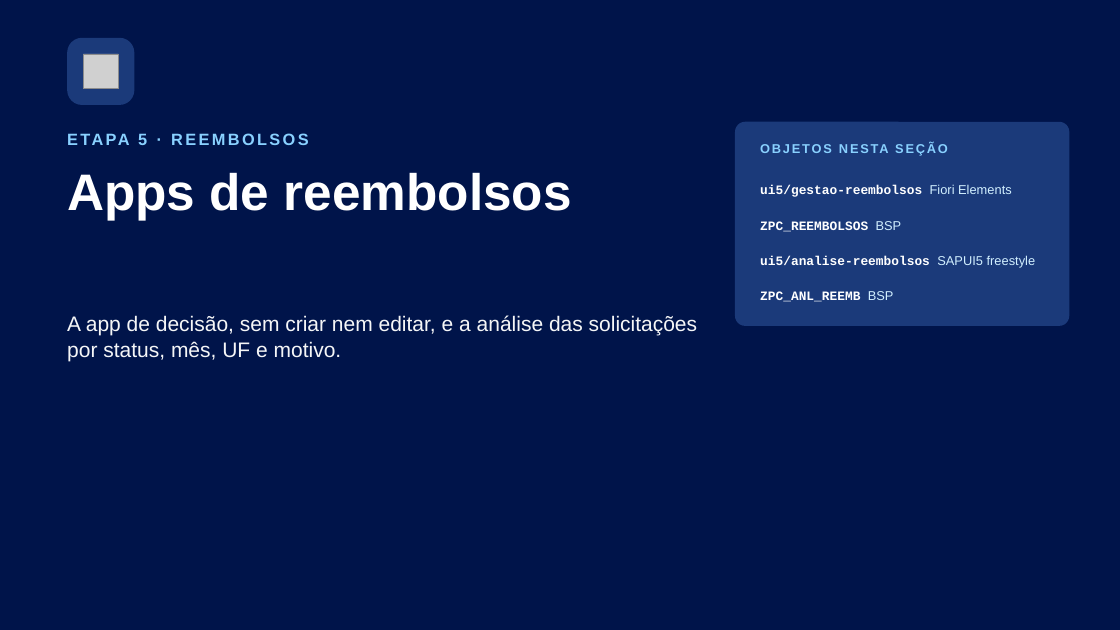
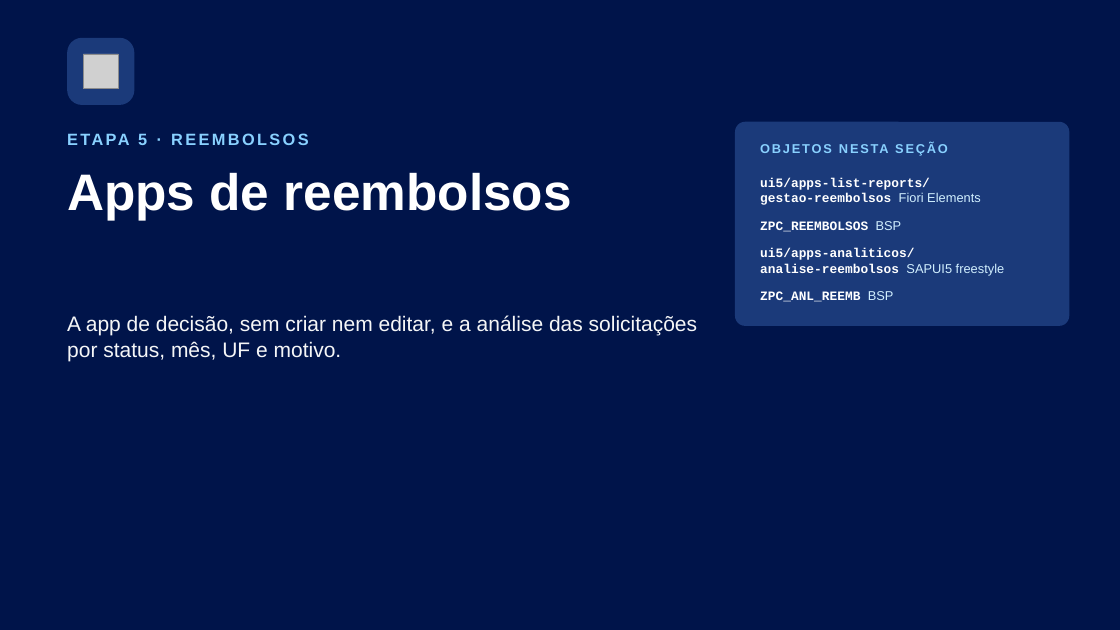
Before and after one commit to AdrianoBispo/sap-abap-rap-pedidos-de-compras-app, a slide deck: slide 20 of docs/apresentacoes/05-apps-fiori.pptx. Drawn at 1120x630 pixels with LibreOffice and Linux fonts; fonts in the diff are those of the drawing; grey boxes stand for pictures. Boxes give left, top, right and bottom in pixels: in the first picture for what was removed or moved away, otherwise in the second. Text is boxed around its words. In the diff, an @@ line names an element or a change of style, - is before the commit and + after.

```diff
--- a/docs/apresentacoes/05-apps-fiori.pptx
+++ b/docs/apresentacoes/05-apps-fiori.pptx
@@ text at [760,178,981,205]: text changed @@
-ui5/gestao-reembolsos Fiori Elements
+ui5/apps-list-reports/
+gestao-reembolsos Fiori Elements
@@ text at [760,248,1005,276]: text changed @@
-ui5/analise-reembolsos SAPUI5 freestyle
+ui5/apps-analiticos/
+analise-reembolsos SAPUI5 freestyle
```
Also in this commit, not shown: 12 other slides changed, 2 other files.
